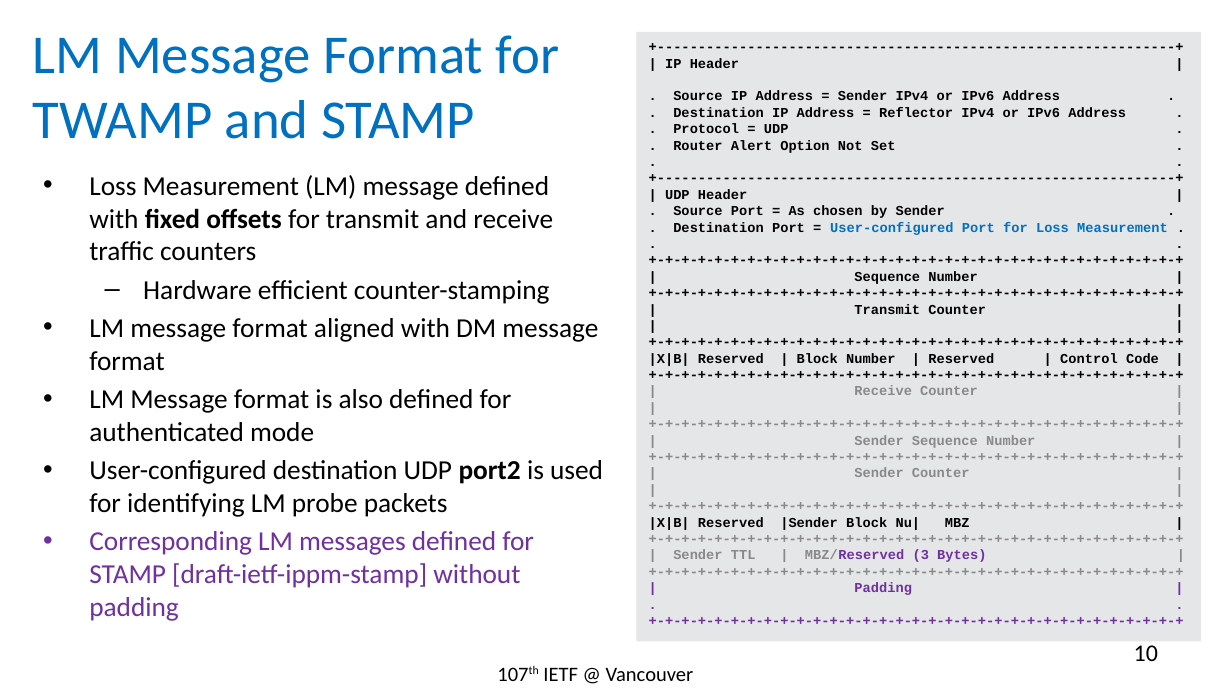
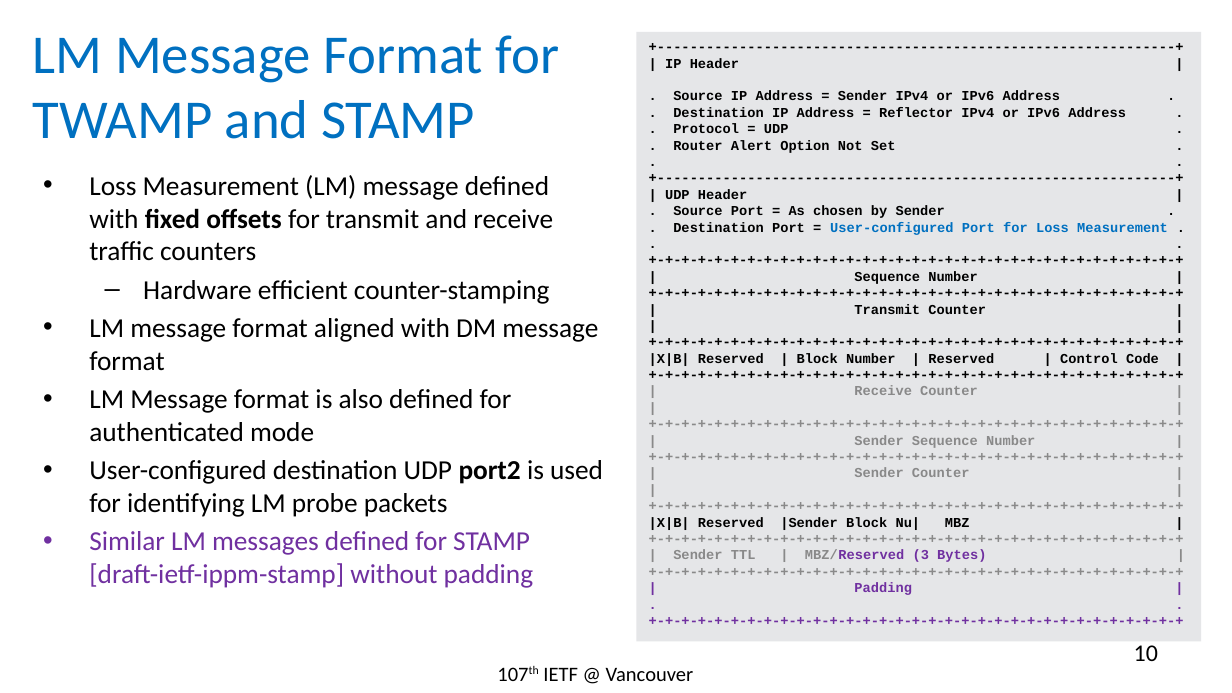
Before and after one commit to rakgandhi/ietf-slides, a slide deck: slide 10 of draft-gandhi-spring-twamp-srpm-07.pptx. Drawn at 1232x693 pixels with LibreOffice and Linux fonts; fonts in the diff are those of the drawing. Boxes give left, top, right and bottom in pixels: in the first picture for what was removed or moved away, otherwise in the second. Text is boxed around its words. In the diff, an @@ line names an element or a change of style, - is before the commit and + after.

```diff
--- a/draft-gandhi-spring-twamp-srpm-07.pptx
+++ b/draft-gandhi-spring-twamp-srpm-07.pptx
@@ text at [89, 531, 534, 588]: text changed @@
-• Corresponding LM messages defined for STAMP [draft-ietf-ippm-stamp] without padding
+• Similar LM messages defined for STAMP [draft-ietf-ippm-stamp] without padding
```
Also in this commit, not shown: 3 other slides changed.
